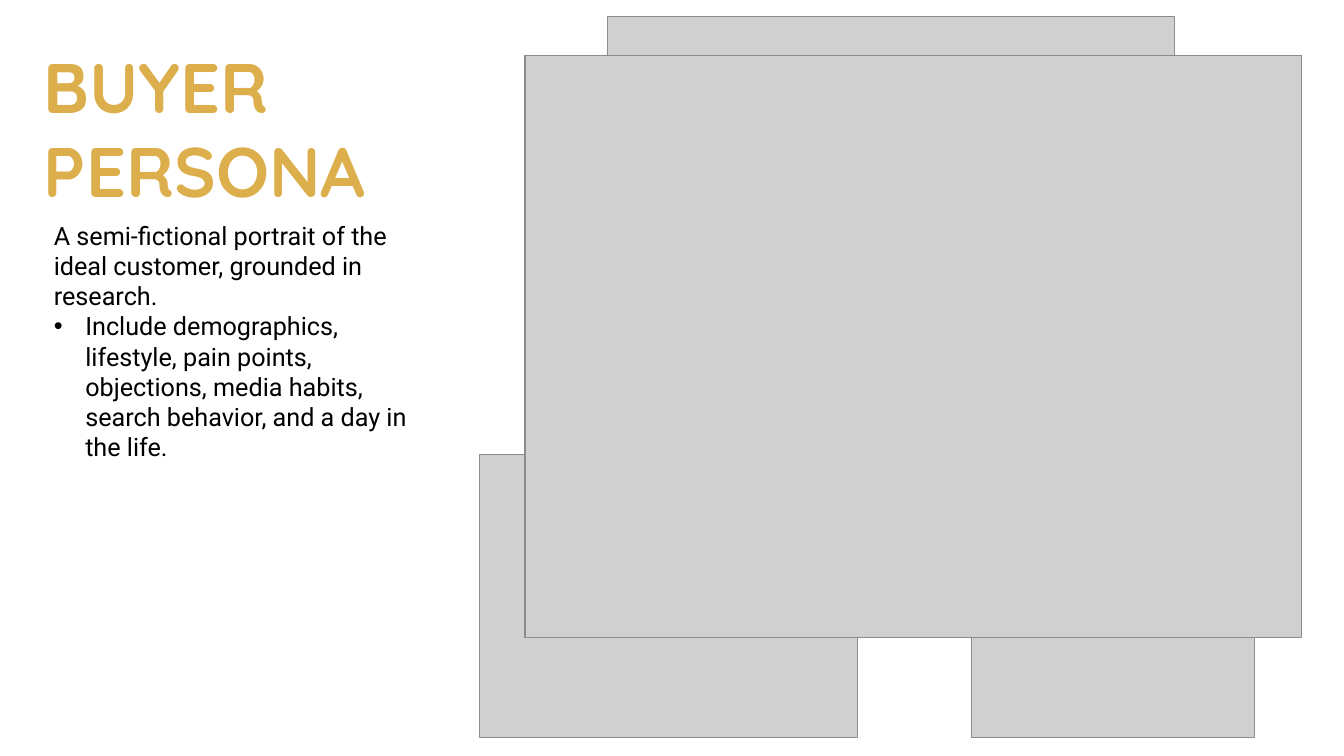
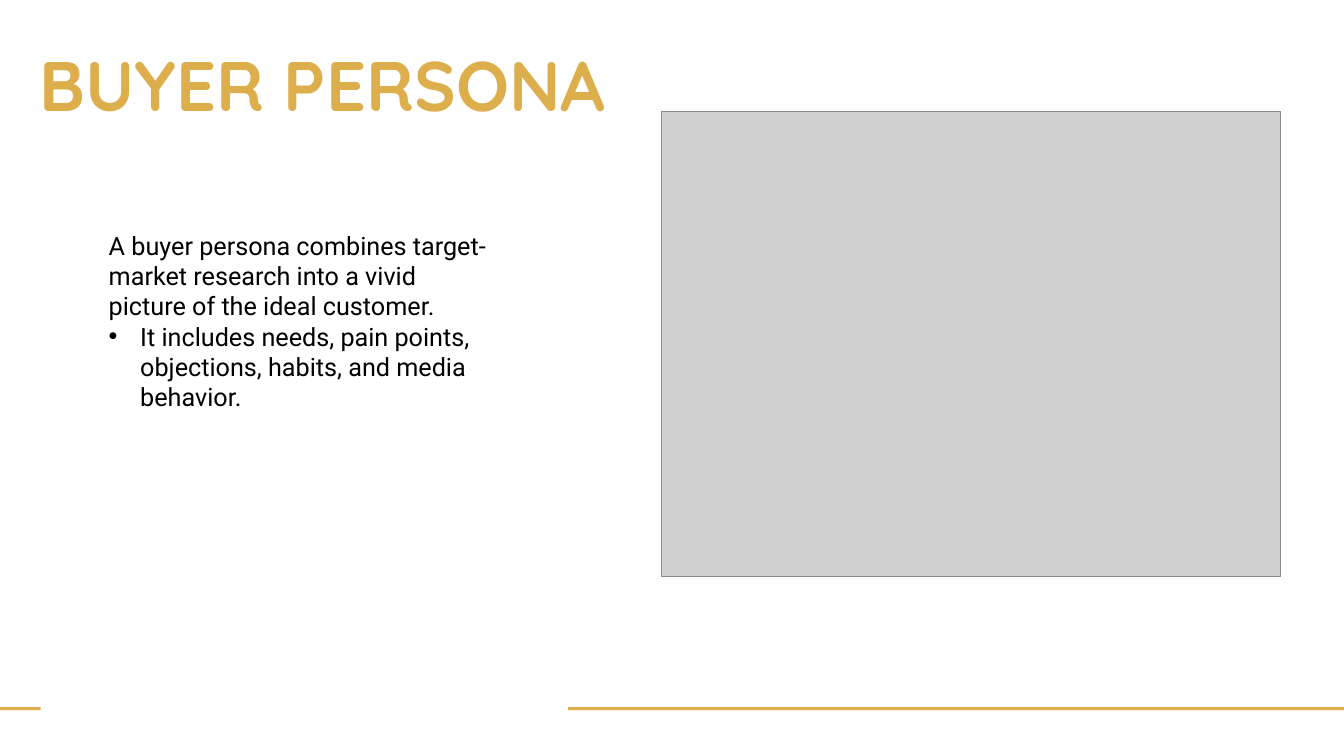
Before and after one commit to kindawilson/digitalmarketing, a slide deck: slide 13 of Week 2/The Foundation - Week 2.pptx. Drawn at 1344x756 pixels with LibreOffice and Linux fonts; fonts in the diff are those of the drawing; grey boxes stand for pictures; background and template pictures are left out. Boxes give left, top, right and bottom in pixels: in the first picture for what was removed or moved away, otherwise in the second. Text is boxed around its words. In the diff, an @@ line names an element or a change of style, - is before the commit and + after.

```diff
--- a/Week 2/The Foundation - Week 2.pptx
+++ b/Week 2/The Foundation - Week 2.pptx
@@ text "BUYER PERSONA" rewrapped from (44,64,365,198) to (40,61,605,112) @@
@@ picture removed at (525,55,1303,638) @@
@@ picture: place and size @@
-picture at (607,16,1175,442)
+picture at (661,112,1281,577)
@@ text at (109,236,486,407): text changed @@
-A semi-fictional portrait of the ideal customer, grounded in research.
-• Include demographics, lifestyle, pain points, objections, media habits, search behavior, and a day in the life.
+A buyer persona combines target-market research into a vivid picture of the ideal customer.
+• It includes needs, pain points, objections, habits, and media behavior.
@@ picture removed at (480,455,857,738) @@
@@ picture removed at (971,455,1254,738) @@
@@ line added from (0, 709) to (40, 709), #DDAF4C 2.25 pt @@
@@ line added from (569, 709) to (1344, 709), #DDAF4C 2.25 pt @@
```
Also in this commit, not shown: 14 other slides changed, 2 slides added, 2 slides removed, 1 other file.
